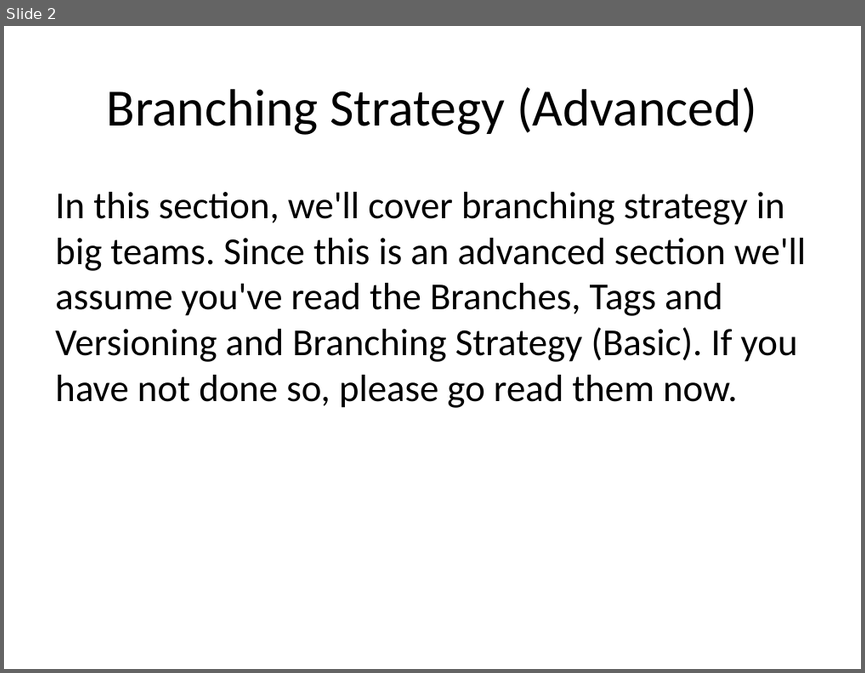
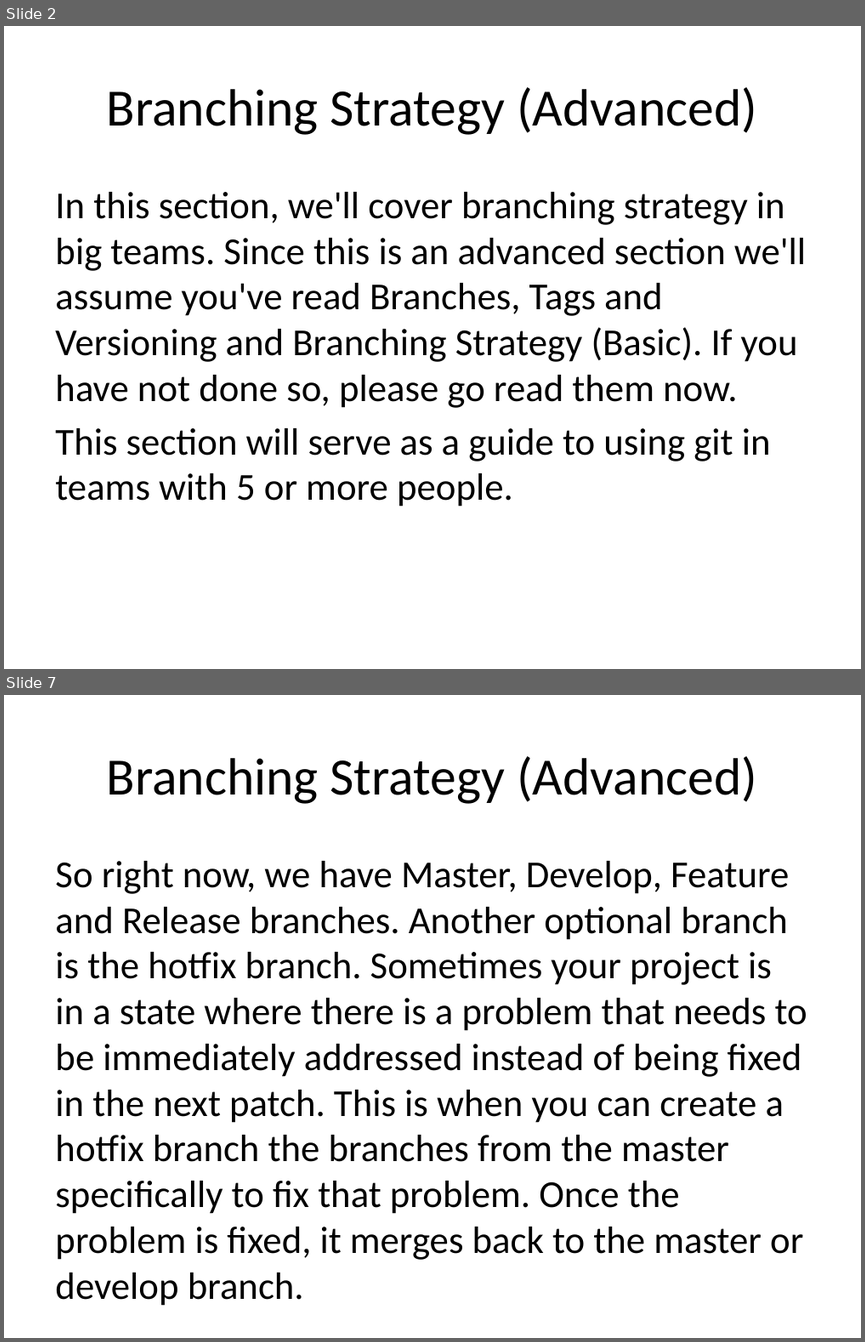
Before and after one commit to JaceTan/programming-notes, a slide deck: Branching Strategy (Advanced).pptx. Shown one above the other, each under a label of ours: slide 2 before the commit, slides 2 and 7 after it; the slides between them are not shown. The pictures are 865x673 and 865x1342 pixels, drawn with LibreOffice and Linux fonts; fonts in the diff are those of the drawing. Boxes give left, top, right and bottom in pixels: in the first picture for what was removed or moved away, otherwise in the second. Text is boxed around its words. In the diff, an @@ line names an element or a change of style, - is before the commit and + after.

Commit message:
finished branching strategy (advanced)

```diff
--- a/Branching Strategy (Advanced).pptx
+++ b/Branching Strategy (Advanced).pptx
@@ slide 7 added at <box>4,695,861,1338</box>, background #FFFFFF @@
@@ title added at <box>107,756,757,804</box>, 44 pt, text #000000 @@
+Branching Strategy (Advanced)
@@ text added at <box>55,861,807,1305</box>, 32 pt, text #000000 @@
+So right now, we have Master, Develop, Feature and Release branches. Another optional branch is the hotfix branch. Sometimes your project is in a state where there is a problem that needs to be immediately addressed instead of being fixed in the next patch. This is when you can create a hotfix branch the branches from the master specifically to fix that problem. Once the problem is fixed, it merges back to the master or develop branch.
@@ slide 2 changed as well @@
@@ text at <box>55,192,806,506</box>: text changed @@
-In this section, we'll cover branching strategy in big teams. Since this is an advanced section we'll assume you've read the Branches, Tags and Versioning and Branching Strategy (Basic). If you have not done so, please go read them now.
+In this section, we'll cover branching strategy in big teams. Since this is an advanced section we'll assume you've read Branches, Tags and Versioning and Branching Strategy (Basic). If you have not done so, please go read them now.
+This section will serve as a guide to using git in teams with 5 or more people.
```
Also in this commit, not shown: 1 other slide changed, 5 other slides added, 4 slides removed.
